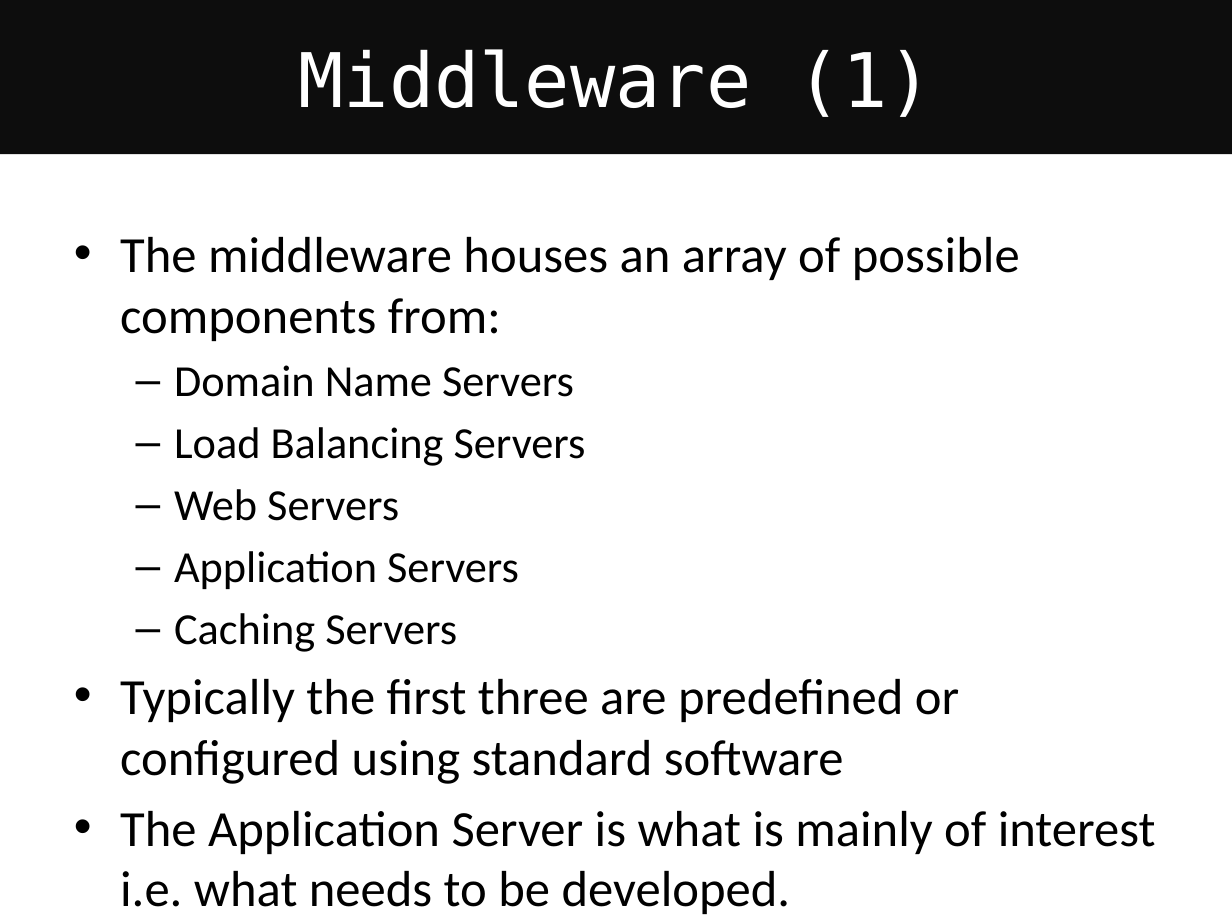
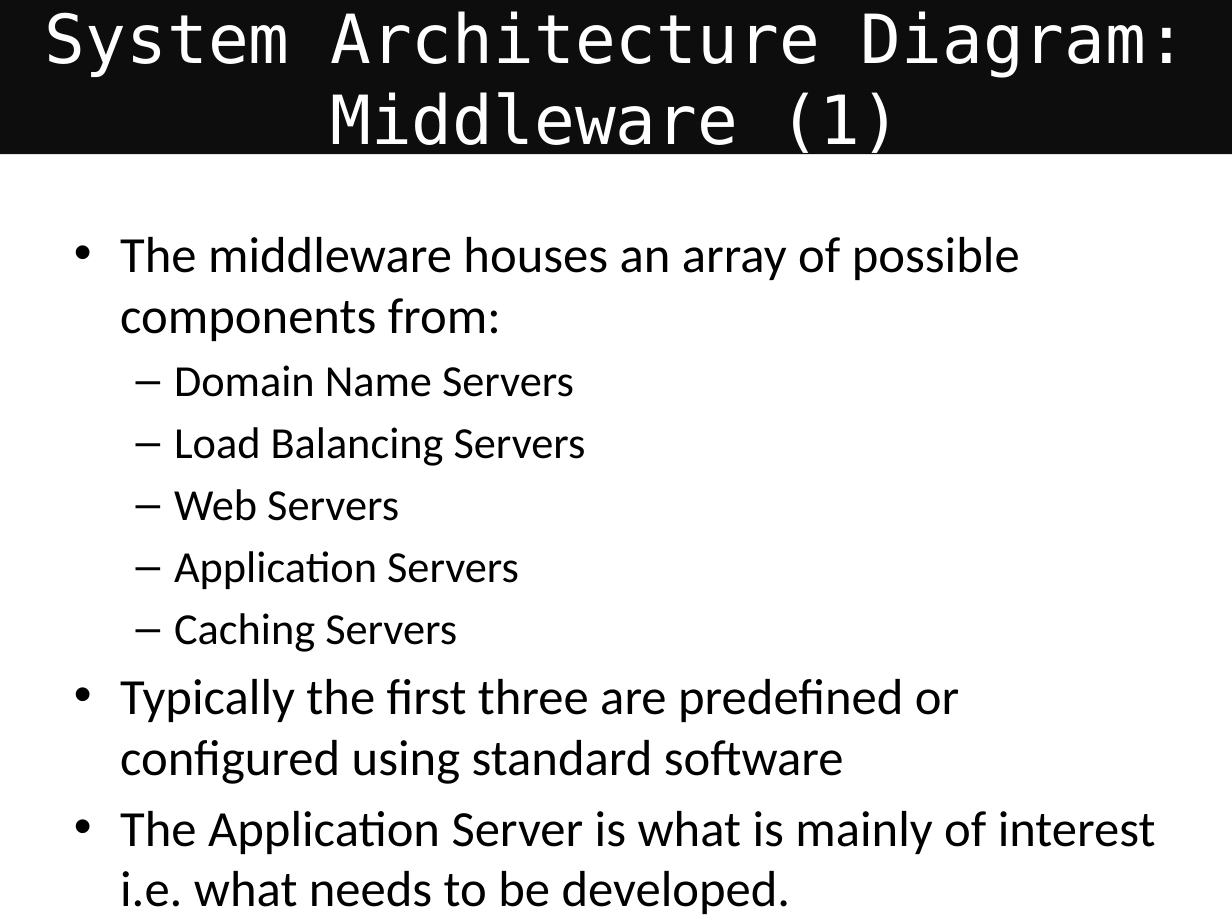
Before and after one commit to neverbiasu/awesome-uofg-msc-cs, a slide deck: slide 46 of materials/semester-2/COMPSCI5012-internet-technology/lectures/L1-IntroSysArchDBInfoArch.pptx (slide 45 before the commit). Drawn at 1232x924 pixels with LibreOffice and Linux fonts; fonts in the diff are those of the drawing. Boxes give left, top, right and bottom in pixels: in the first picture for what was removed or moved away, otherwise in the second. Text is boxed around its words. In the diff, an @@ line names an element or a change of style, - is before the commit and + after.

```diff
--- a/materials/semester-2/COMPSCI5012-internet-technology/lectures/L1-IntroSysArchDBInfoArch.pptx
+++ b/materials/semester-2/COMPSCI5012-internet-technology/lectures/L1-IntroSysArchDBInfoArch.pptx
@@ title at [45, 11, 1187, 159]: text changed; size 44 to 39.6 pt @@
-Middleware (1)
+System Architecture Diagram: Middleware (1)
```
Also in this commit, not shown: 10 other slides changed, 2 slides added, 10 other files.
